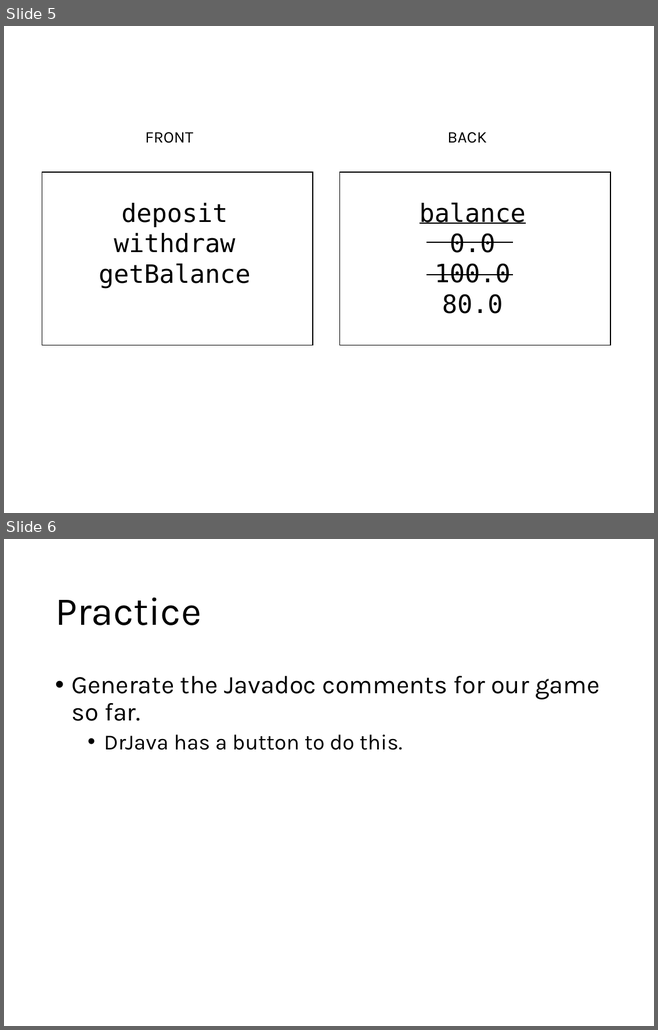
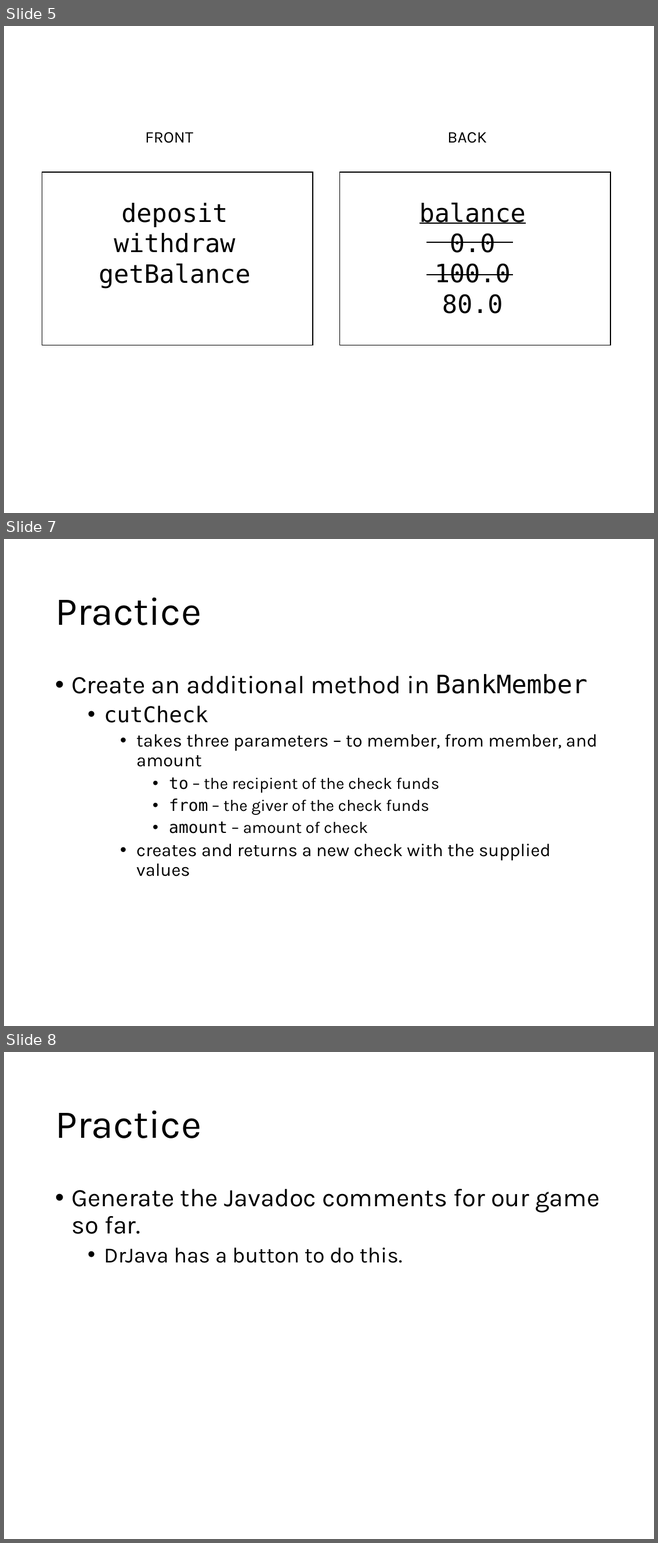
Before and after one commit to CSBSJU/CSCI-160, a slide deck: assets/slides/classes/slides.pptx. Shown one above the other, each under a label of ours: slides 5 and 6 before the commit, slides 5, 7 and 8 after it; the slides between them are not shown. The pictures are 658x1030 and 658x1543 pixels, drawn with LibreOffice and Linux fonts; fonts in the diff are those of the drawing. Boxes give left, top, right and bottom in pixels: in the first picture for what was removed or moved away, otherwise in the second. Text is boxed around its words. In the diff, an @@ line names an element or a change of style, - is before the commit and + after.

```diff
--- a/assets/slides/classes/slides.pptx
+++ b/assets/slides/classes/slides.pptx
@@ slide 7 added at (4, 539, 654, 1026), background #FFFFFF @@
@@ title added at (55, 598, 201, 625), 44 pt, text #000000 @@
+Practice
@@ text added at (71, 674, 597, 877), 20 pt, text #000000 @@
+• Create an additional method in BankMember
+  • cutCheck
+    • takes three parameters – to member, from member, and amount
+      • to – the recipient of the check funds
+      • from – the giver of the check funds
+      • amount – amount of check
+    • creates and returns a new check with the supplied values
@@ what was slide 6 is now slide 8 @@
```
Also in this commit, not shown: 1 slide changed, 1 other slide added.
